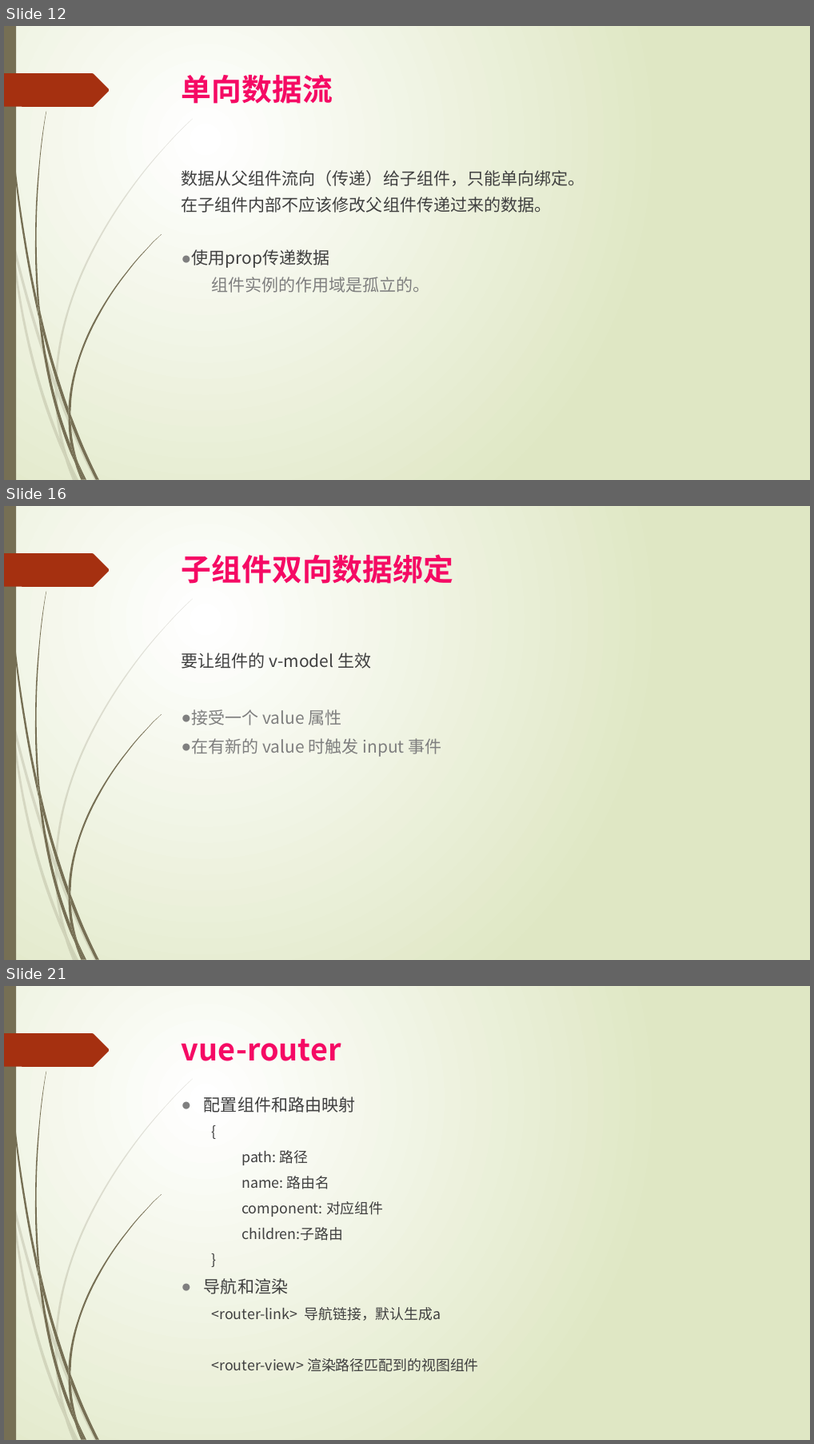
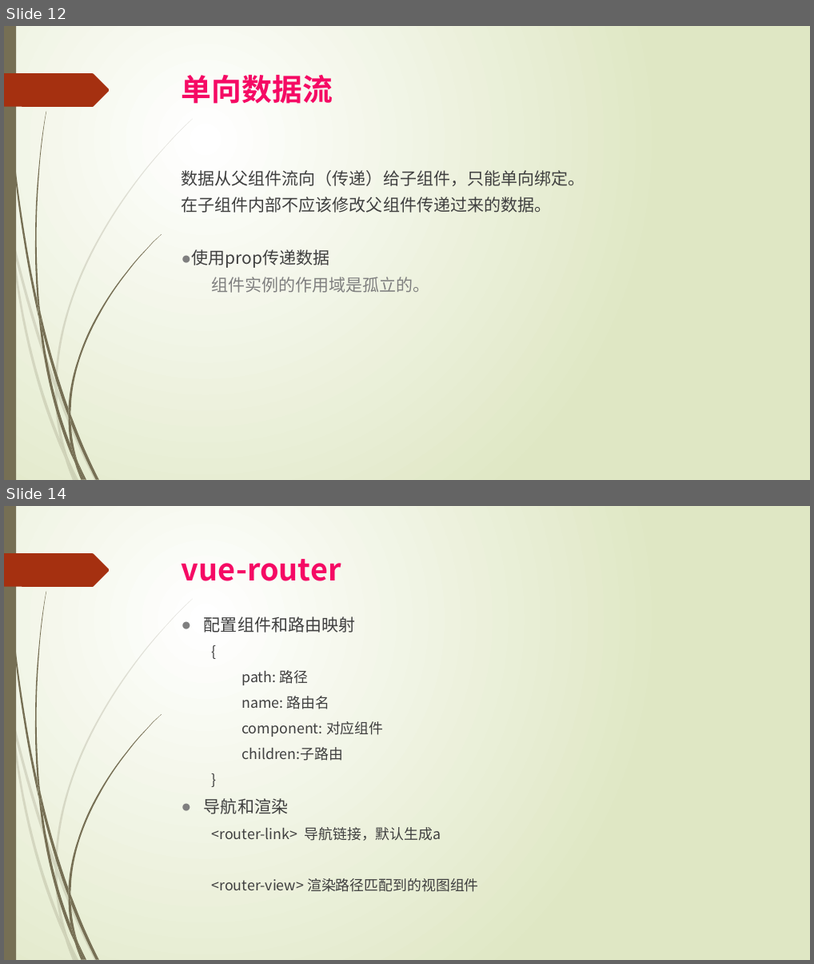
Before and after one commit to zhenzhen0321/qishoucode, a slide deck: vue分享.pptx. Shown one above the other, each under a label of ours: slides 12, 16 and 21 before the commit, slides 12 and 14 after it; the slides between them are not shown. The pictures are 814x1444 and 814x964 pixels, drawn with LibreOffice and Linux fonts; fonts in the diff are those of the drawing. Boxes give left, top, right and bottom in pixels: in the first picture for what was removed or moved away, otherwise in the second. Text is boxed around its words. In the diff, an @@ line names an element or a change of style, - is before the commit and + after.

```diff
--- a/vue分享.pptx
+++ b/vue分享.pptx
@@ slide 16 removed at <box>4,506,810,960</box>, background gradient #FFFFFF to #DFE8C4; not listed: 24 template elements that a slide beside it also shows @@
@@ title removed at <box>182,554,454,584</box> @@
-子组件双向数据绑定
@@ text removed at <box>182,652,442,756</box> @@
-  要让组件的 v-model 生效
-  ● 接受一个 value 属性
-  ● 在有新的 value 时触发 input 事件
@@ what was slide 21 is now slide 14 @@
```
Also in this commit, not shown: 3 slides changed, 1 slide added, 7 other slides removed, 1 other file.
